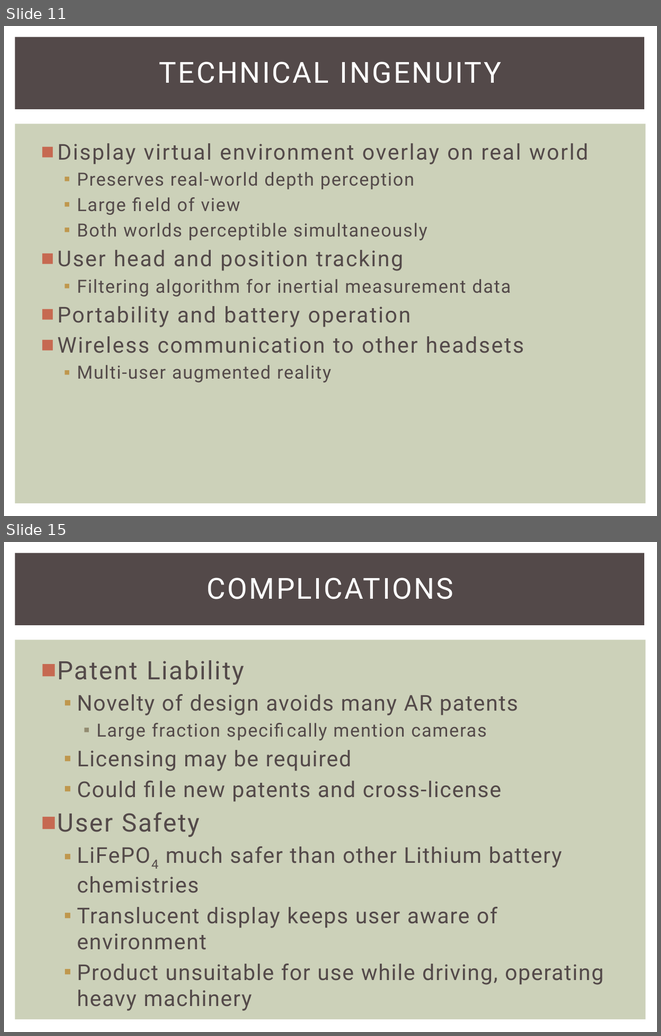
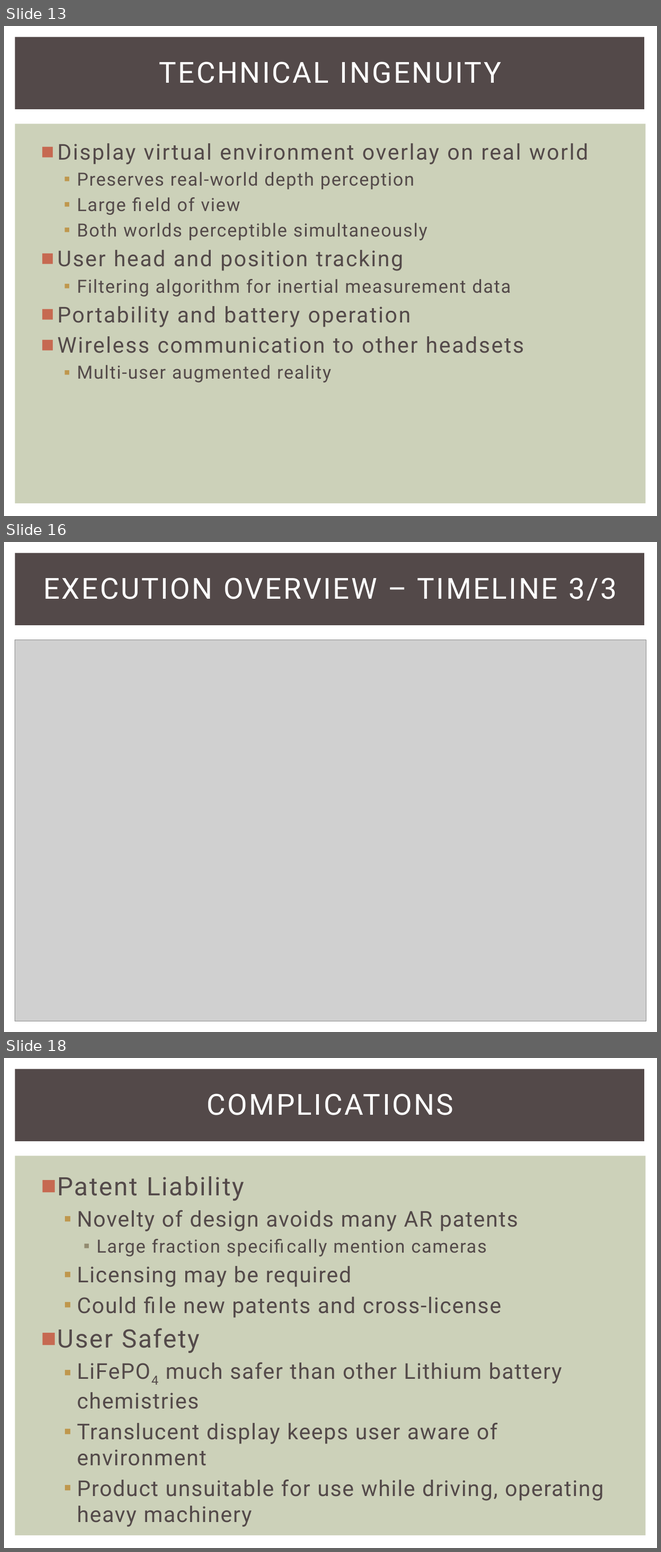
Before and after one commit to snowpuppy/augreality, a slide deck: doc/AugRealityMidReview.pptx. Shown one above the other, each under a label of ours: slides 11 and 15 before the commit, slides 13, 16 and 18 after it; the slides between them are not shown. The pictures are 661x1036 and 661x1552 pixels, drawn with LibreOffice and Linux fonts; fonts in the diff are those of the drawing; grey boxes stand for pictures. Boxes give left, top, right and bottom in pixels: in the first picture for what was removed or moved away, otherwise in the second. Text is boxed around its words. In the diff, an @@ line names an element or a change of style, - is before the commit and + after.

Commit message:
Timeline slides updated to be readable. Budget slides updated to fill in missing info and to remove old info. Steven's modifications to performance metrics added back in.

```diff
--- a/doc/AugRealityMidReview.pptx
+++ b/doc/AugRealityMidReview.pptx
@@ slide 16 added at bbox=[4, 542, 657, 1032], background #FFFFFF; not listed: 2 template elements that a slide beside it also shows @@
@@ title added at bbox=[43, 578, 617, 601], 32 pt, text #FFFFFF @@
+EXECUTION OVERVIEW – TIMELINE 3/3
@@ picture added at bbox=[15, 640, 646, 1021] @@
@@ what was slide 11 is now slide 13 @@
@@ what was slide 15 is now slide 18 @@
```
Also in this commit, not shown: 3 slides changed, 3 other slides added, 1 slide removed.
